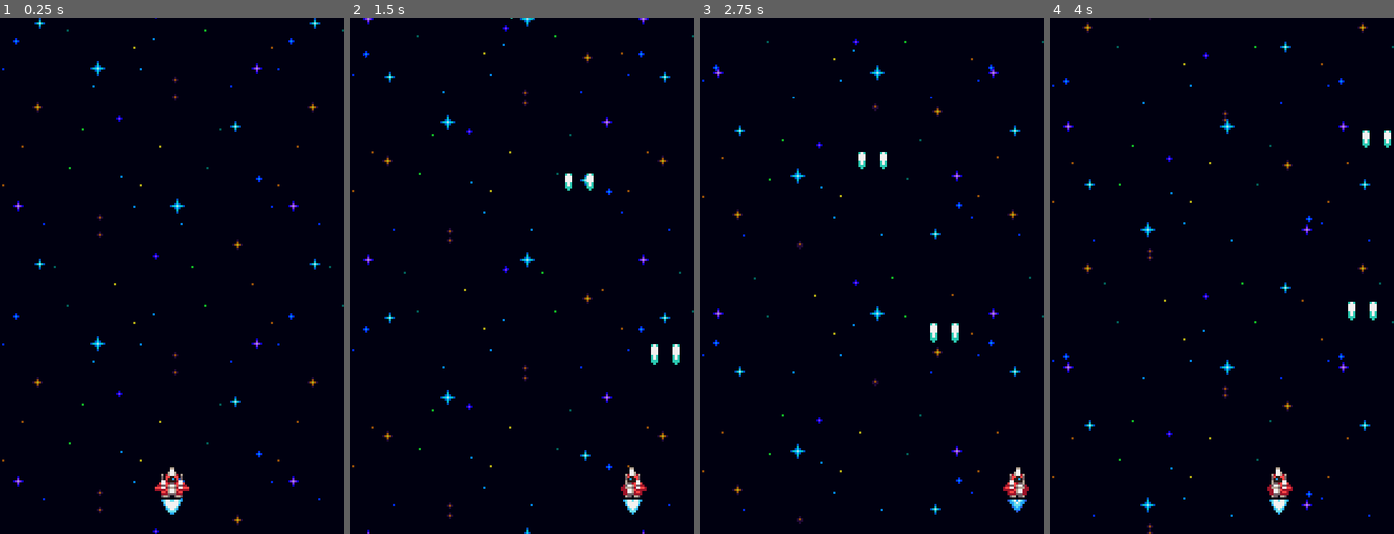
Above: before the commit, frames 1-4 (left to right).
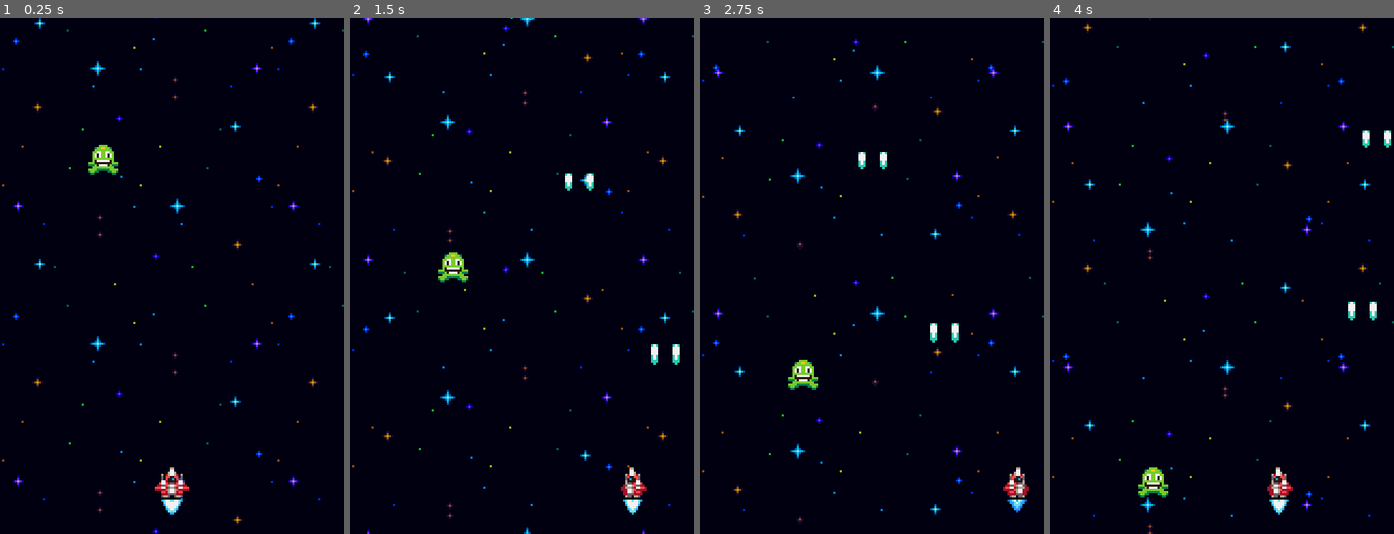
Above: after the commit, the same moments.

Repository: sarahpuspdew/Space-Shooter
Game: Godot game, scene res://Scenes/World.tscn
Same seed, same stepped clock (60 frames per second), same inputs: the game is played once before the commit and once after it.
Inputs:
- Up to frame 1 (0.25 s): no input
- Up to frame 2 (1.5 s): hold D (right) 0.53-1.28 s; hold A (left) from 1.28 s (still down)
- Up to frame 3 (2.75 s): release A (left) at 2.03 s; hold D (right) from 2.03 s (still down)
- Up to frame 4 (4 s): release D (right) at 3.53 s; hold A (left) from 3.53 s (still down)

The runs differ from the first frame. In frame 1, 0.4% of the frame differs, in the area x 25-35%, y 24-31%; in frame 2, 0.4%; in frame 3, 0.4%; in frame 4, 0.4%.

Commit message:
Add enemies

Diff:
--- /dev/null
+++ b/Components/ShakeComponent.gd
@@ -0,0 +1,19 @@
+extends Node
+class_name ShakeComponent
+
+@export var sprite : Node2D
+@export var shake_amount : float = 2.0
+@export var shake_duration : float = 0.4
+
+var shake = 0
+
+
+func _physics_process(delta):
+	sprite.position = Vector2(randf_range(-shake, shake), randf_range(-shake, shake))
+
+
+func tween_shake():
+	shake = shake_amount
+
+	var tween = create_tween()
+	tween.tween_property(self, "shake", 0.0, shake_duration).from_current()
--- /dev/null
+++ b/Components/StatsComponent.gd
@@ -0,0 +1,13 @@
+extends Node
+class_name StatsComponent
+
+signal health_changed
+signal no_health
+
+@export var health : int = 1:
+	set(value):
+		health = value
+		health_changed.emit()
+
+		if health <= 0:
+			no_health.emit()
--- /dev/null
+++ b/Scenes/Enemy.tscn
@@ -0,0 +1,36 @@
+[gd_scene load_steps=7 format=3 uid="uid://clphwcg80nac3"]
+
+[ext_resource type="Script" path="res://Scripts/Enemy.gd" id="1_4ycrh"]
+[ext_resource type="Script" path="res://Components/MoveComponent.gd" id="1_5c0es"]
+[ext_resource type="Script" path="res://Components/StatsComponent.gd" id="1_ii8r5"]
+[ext_resource type="Script" path="res://Components/ScaleComponent.gd" id="2_2kloi"]
+[ext_resource type="Script" path="res://Components/FlashComponent.gd" id="4_5woke"]
+[ext_resource type="Script" path="res://Components/ShakeComponent.gd" id="4_c8hnu"]
+
+[node name="Enemy" type="Node2D"]
+script = ExtResource("1_4ycrh")
+
+[node name="AnimatedSprite2D" type="AnimatedSprite2D" parent="."]
+
+[node name="StatsComponent" type="Node" parent="."]
+script = ExtResource("1_ii8r5")
+
+[node name="MoveComponent" type="Node" parent="." node_paths=PackedStringArray("actor")]
+script = ExtResource("1_5c0es")
+actor = NodePath("..")
+
+[node name="ScaleComponent" type="Node" parent="." node_paths=PackedStringArray("sprite")]
+script = ExtResource("2_2kloi")
+sprite = NodePath("../AnimatedSprite2D")
+
+[node name="ShakeComponent" type="Node" parent="." node_paths=PackedStringArray("sprite")]
+script = ExtResource("4_c8hnu")
+sprite = NodePath("../AnimatedSprite2D")
+
+[node name="FlashComponent" type="Node" parent="." node_paths=PackedStringArray("sprite")]
+script = ExtResource("4_5woke")
+sprite = NodePath("../AnimatedSprite2D")
+
+[node name="VisibleOnScreenNotifier2D" type="VisibleOnScreenNotifier2D" parent="."]
+
+[connection signal="screen_exited" from="VisibleOnScreenNotifier2D" to="." method="_on_visible_on_screen_notifier_2d_screen_exited"]
--- /dev/null
+++ b/Scenes/GreenEnemy.tscn
@@ -0,0 +1,47 @@
+[gd_scene load_steps=7 format=3 uid="uid://d0p0it0c7owd1"]
+
+[ext_resource type="PackedScene" uid="uid://clphwcg80nac3" path="res://Scenes/Enemy.tscn" id="1_i4pur"]
+[ext_resource type="Texture2D" uid="uid://k3ohr620r3mh" path="res://Assets/Sprites/green_enemy.png" id="2_6elt7"]
+
+[sub_resource type="AtlasTexture" id="AtlasTexture_1s5xe"]
+atlas = ExtResource("2_6elt7")
+region = Rect2(0, 0, 16, 16)
+
+[sub_resource type="AtlasTexture" id="AtlasTexture_0o7mq"]
+atlas = ExtResource("2_6elt7")
+region = Rect2(16, 0, 16, 16)
+
+[sub_resource type="AtlasTexture" id="AtlasTexture_amw4y"]
+atlas = ExtResource("2_6elt7")
+region = Rect2(32, 0, 16, 16)
+
+[sub_resource type="SpriteFrames" id="SpriteFrames_cdmli"]
+animations = [{
+"frames": [{
+"duration": 1.0,
+"texture": SubResource("AtlasTexture_1s5xe")
+}, {
+"duration": 1.0,
+"texture": SubResource("AtlasTexture_0o7mq")
+}, {
+"duration": 1.0,
+"texture": SubResource("AtlasTexture_amw4y")
+}],
+"loop": true,
+"name": &"move",
+"speed": 5.0
+}]
+
+[node name="GreenEnemy" instance=ExtResource("1_i4pur")]
+
+[node name="AnimatedSprite2D" parent="." index="0"]
+sprite_frames = SubResource("SpriteFrames_cdmli")
+animation = &"move"
+autoplay = "move"
+frame_progress = 0.926787
+
+[node name="StatsComponent" parent="." index="1"]
+health = 3
+
+[node name="MoveComponent" parent="." index="2"]
+velocity = Vector2(0, 40)
--- a/Scenes/World.tscn
+++ b/Scenes/World.tscn
@@ -1,7 +1,8 @@
-[gd_scene load_steps=3 format=3 uid="uid://h4s4vda5ejj1"]
+[gd_scene load_steps=4 format=3 uid="uid://h4s4vda5ejj1"]
 
 [ext_resource type="PackedScene" uid="uid://fcyxv6c1fgqs" path="res://Scenes/Background.tscn" id="1_n0d6q"]
 [ext_resource type="PackedScene" uid="uid://ccqnerqjyhjd2" path="res://Scenes/Player.tscn" id="1_ua5f2"]
+[ext_resource type="PackedScene" uid="uid://d0p0it0c7owd1" path="res://Scenes/GreenEnemy.tscn" id="3_530b5"]
 
 [node name="World" type="Node2D"]
 
@@ -9,3 +10,6 @@
 
 [node name="Player" parent="." instance=ExtResource("1_ua5f2")]
 position = Vector2(80, 216)
+
+[node name="GreenEnemy" parent="." instance=ExtResource("3_530b5")]
+position = Vector2(48, 56)
--- /dev/null
+++ b/Scripts/Enemy.gd
@@ -0,0 +1,14 @@
+extends Node2D
+class_name Enemy
+
+@onready var move_component := $MoveComponent as MoveComponent
+@onready var scale_component := $ScaleComponent as ScaleComponent
+@onready var shake_component := $ShakeComponent as ShakeComponent
+@onready var flash_component := $FlashComponent as FlashComponent
+
+
+
+
+
+func _on_visible_on_screen_notifier_2d_screen_exited():
+	queue_free()
